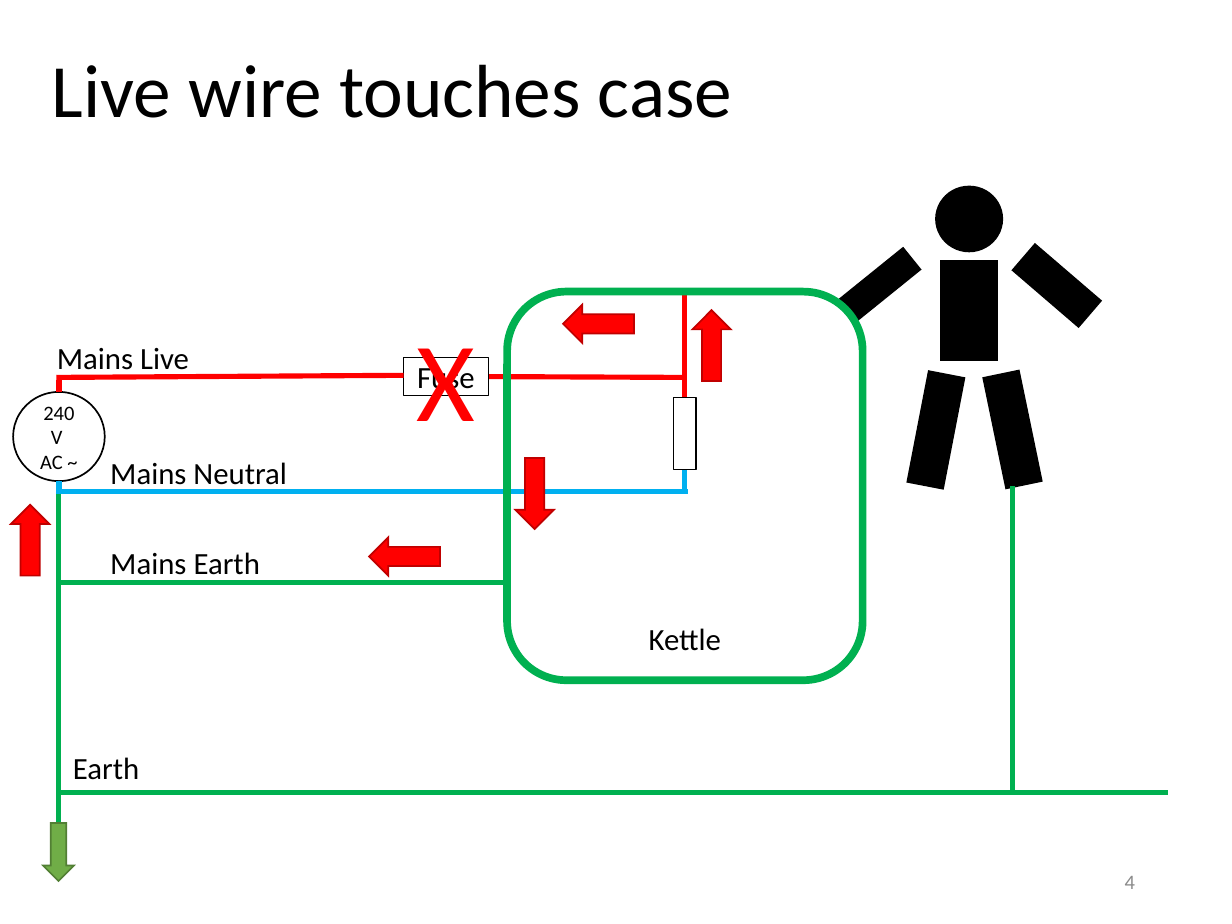
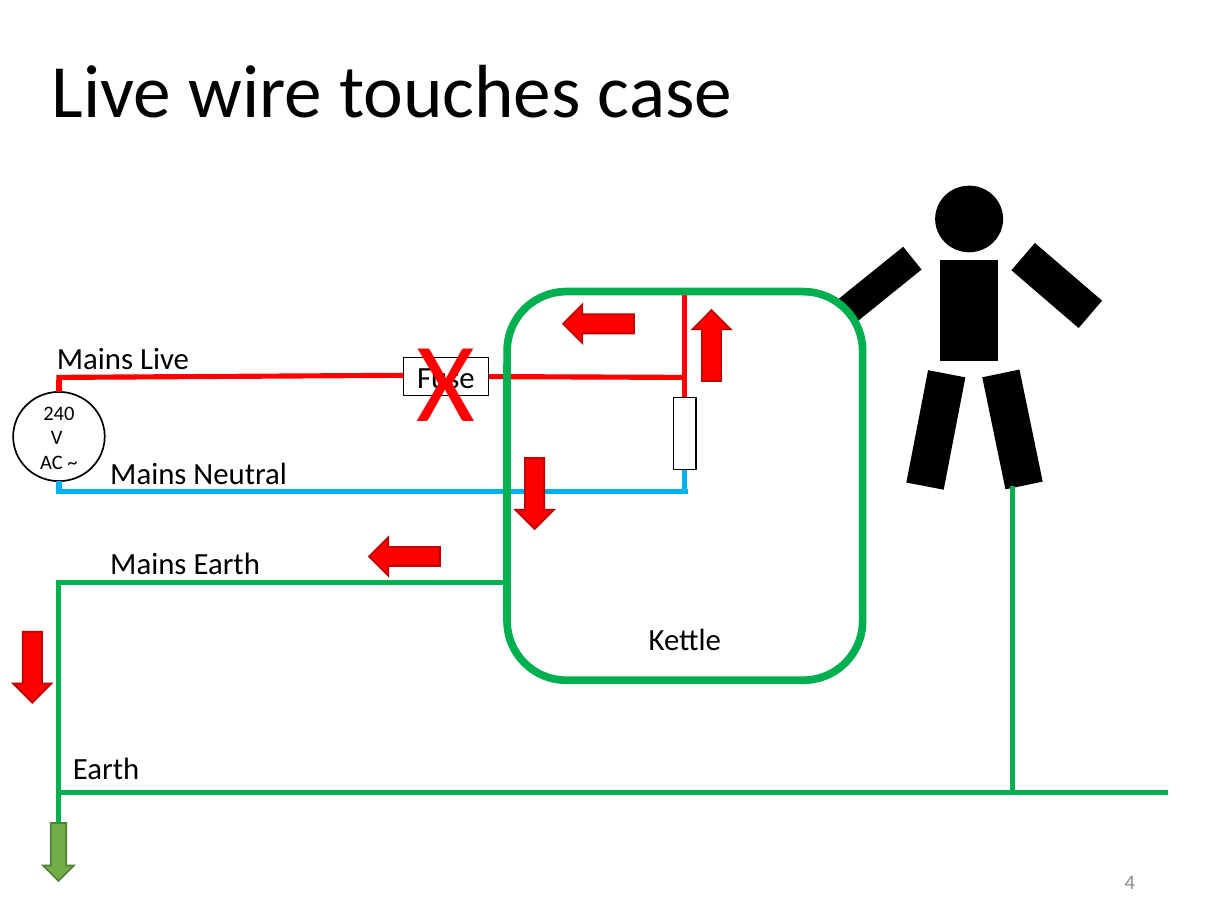
Before and after one commit to wemakerspace/repair-kopitiam-training-and-equipment, a slide deck: slide 4 of training/RK Circuit Breaker Training.pptx. Drawn at 1232x924 pixels with LibreOffice and Linux fonts; fonts in the diff are those of the drawing. Boxes give left, top, right and bottom in pixels: in the first picture for what was removed or moved away, otherwise in the second. Text is boxed around its words. In the diff, an @@ line names an element or a change of style, - is before the commit and + after.

```diff
--- a/training/RK Circuit Breaker Training.pptx
+++ b/training/RK Circuit Breaker Training.pptx
@@ line moved from (59, 823) - (59, 494) to (59, 823) - (59, 583) @@
@@ right arrow at (13,631,51,703): rotation 270 to 90 degrees @@
```
Also in this commit, not shown: 9 other slides changed.
